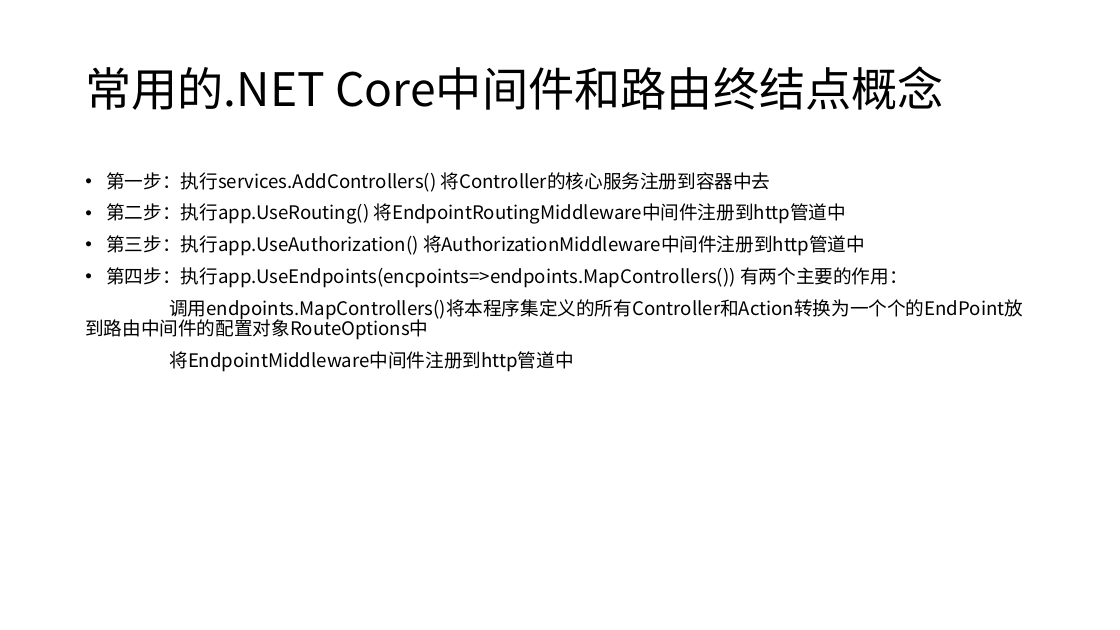
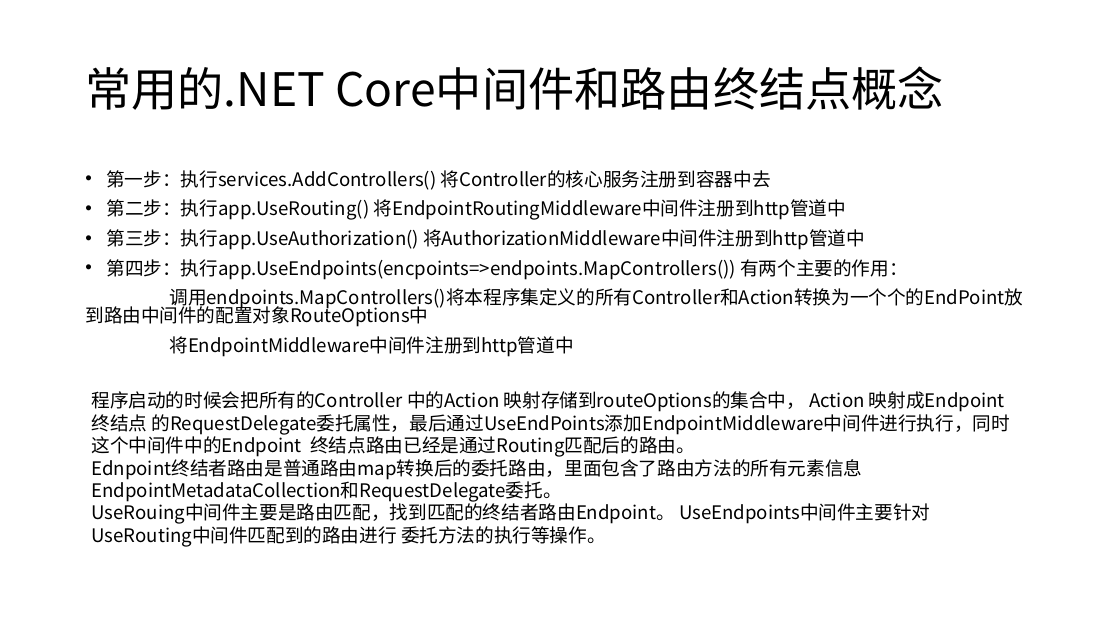
Before and after one commit to DarkRogerZz/TestCore, a slide deck: slide 22 of Word/.NET Core核心基础知识内容.pptx (slide 13 before the commit). Drawn at 1120x630 pixels with LibreOffice and Linux fonts; fonts in the diff are those of the drawing. Boxes give left, top, right and bottom in pixels: in the first picture for what was removed or moved away, otherwise in the second. Text is boxed around its words. In the diff, an @@ line names an element or a change of style, - is before the commit and + after.

```diff
--- a/Word/.NET Core核心基础知识内容.pptx
+++ b/Word/.NET Core核心基础知识内容.pptx
@@ text "第一步：执行services.AddControllers() 将Controller的核心服务注册到容器中去" at [106, 170, 1023, 357]: line spacing 0.9 to 0.8 @@
@@ text added at [91, 391, 1010, 544], 16 pt, text #000000 @@
+程序启动的时候会把所有的Controller 中的Action 映射存储到routeOptions的集合中， Action 映射成Endpoint终结点 的RequestDelegate委托属性，最后通过UseEndPoints添加EndpointMiddleware中间件进行执行，同时这个中间件中的Endpoint 终结点路由已经是通过Routing匹配后的路由。
+Ednpoint终结者路由是普通路由map转换后的委托路由，里面包含了路由方法的所有元素信息EndpointMetadataCollection和RequestDelegate委托。
+UseRouing中间件主要是路由匹配，找到匹配的终结者路由Endpoint。 UseEndpoints中间件主要针对UseRouting中间件匹配到的路由进行 委托方法的执行等操作。
```
Also in this commit, not shown: 2 other slides changed, 17 slides added, 8 other files.
